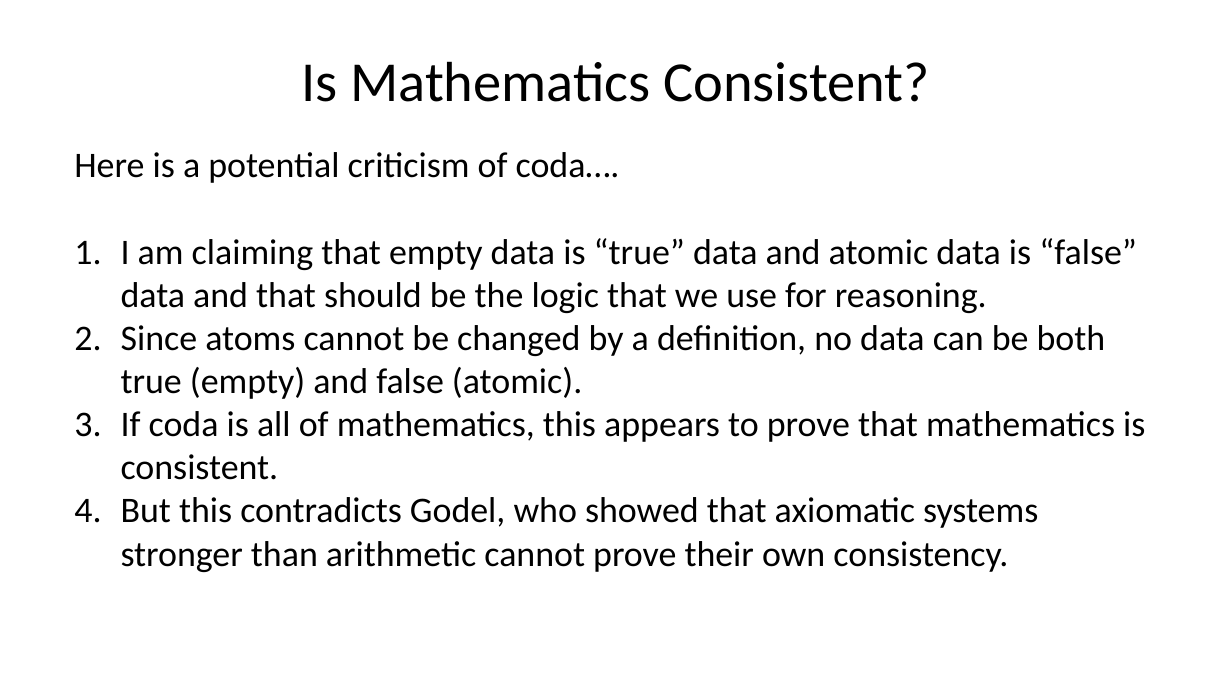
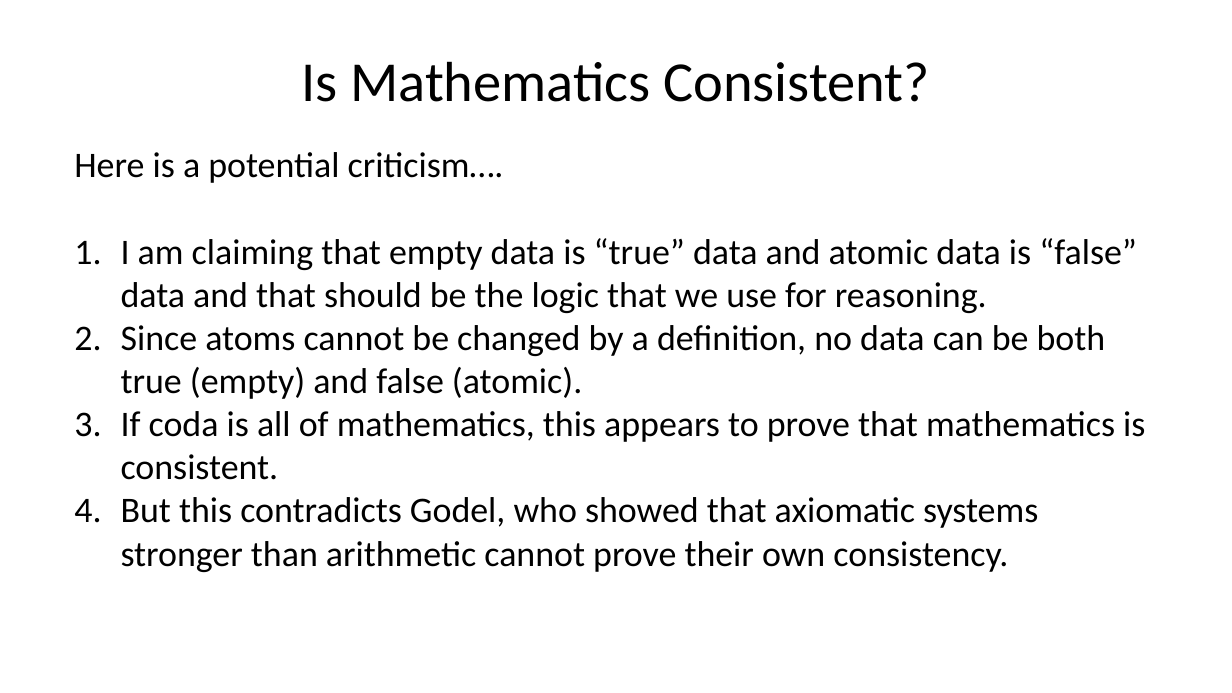
Before and after one commit to Saul-Youssef/coda, a slide deck: slide 31 of doc/talk/coda.pptx. Drawn at 1232x693 pixels with LibreOffice and Linux fonts; fonts in the diff are those of the drawing. Boxes give left, top, right and bottom in pixels: in the first picture for what was removed or moved away, otherwise in the second. Text is boxed around its words. In the diff, an @@ line names an element or a change of style, - is before the commit and + after.

```diff
--- a/doc/talk/coda.pptx
+++ b/doc/talk/coda.pptx
@@ text at [74, 152, 504, 183]: text changed @@
-Here is a potential criticism of coda….
+Here is a potential criticism….
```
Also in this commit, not shown: 2 other slides changed, 4 other files.
